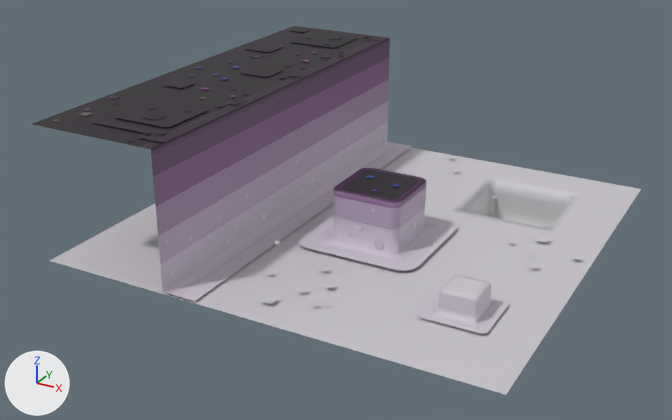
What one commit did to the FBX model Reference/Resources/Mesh/Animation/Map/C_special1_09.fbx.
The view is the same before and after, from a 50 mm lens placed at (0.434, -0.871, 0.288), pointed at (-0.029, -0.029, -0.133). Arrows for +X, +Y and +Z are at lower left; the lights stay in place. Where no turn or scale is listed for an object, it has been applied to the vertices.

The scene before the commit, as lines of its bpy script (objects in view):
```python
me_model = bpy.data.meshes.new('model')
me_model.from_pydata(...)  # 954 vertices, 1105 faces; spans x -0.25..0.25, y -0.25..0.25, z -0.21..-0.001
me_model.materials.append(mat_c_special1_09_bake_material)  # picture img_c_special1_09_png
ob_model = bpy.data.objects.new('model', me_model)
ob_model.location = (0.0, 0.0, 0.0)
```
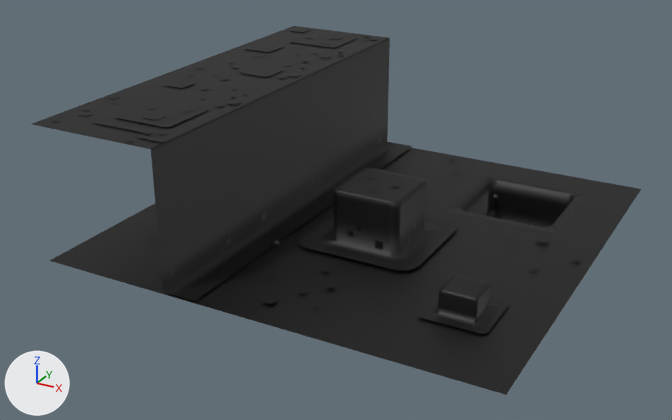
Where the change shows, as pixel boxes (x1, y1, x2, y2) in the pictures (672 x 420 px):
```json
{"object": "model", "change": "recoloured", "before": [35, 27, 641, 395], "after": [35, 27, 641, 395], "on screen": "grey to black"}
```

Edits to the scene script, one JSON object a line:
```json
{"op": "add", "block": "mat_lambert1", "code": ["mat_lambert1 = principled_material('lambert1')", "mat_lambert1.base_color = (0.0, 0.0, 0.0)  # black #000000", "mat_lambert1.roughness = 0.553"]}
{"block": "me_model", "where": "me_model.from_pydata(...)  # 954 vertices, 1105 faces; spans x -0.25..0.25, y -0.25..0.25, z -0.21..-0.001"}
{"op": "remove", "block": "me_model", "code": "me_model.materials.append(mat_c_special1_09_bake_material)  # picture img_c_special1_09_png"}
{"op": "add", "block": "me_model", "code": "me_model.materials.append(mat_lambert1)  # black #000000"}
```
